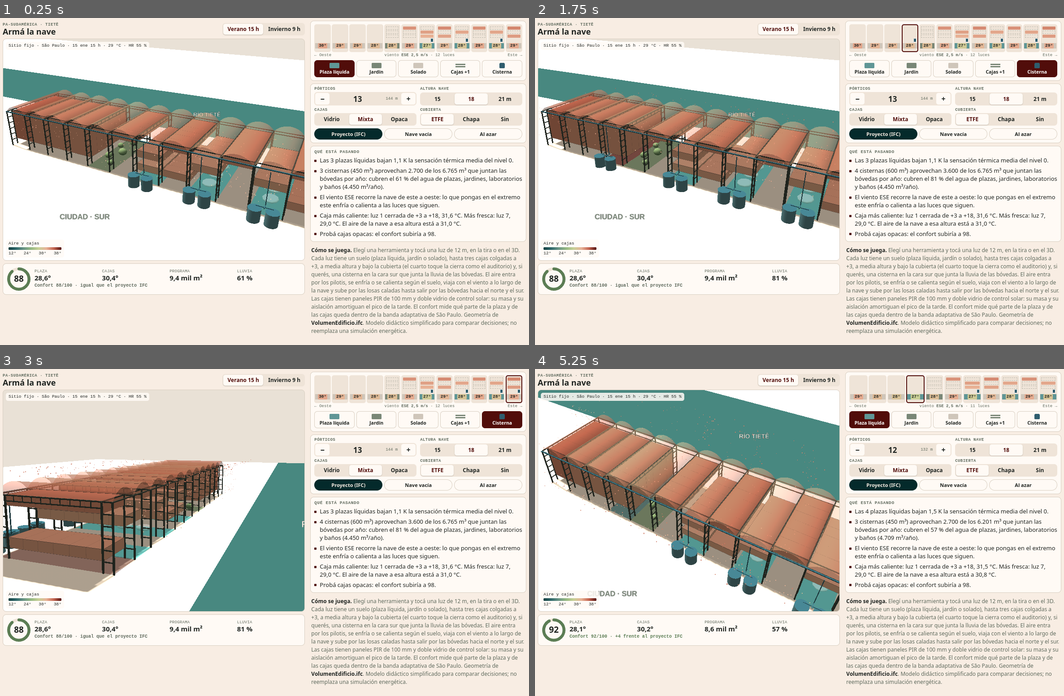
Above: before the commit, frames 1-4 (two rows, left to right).
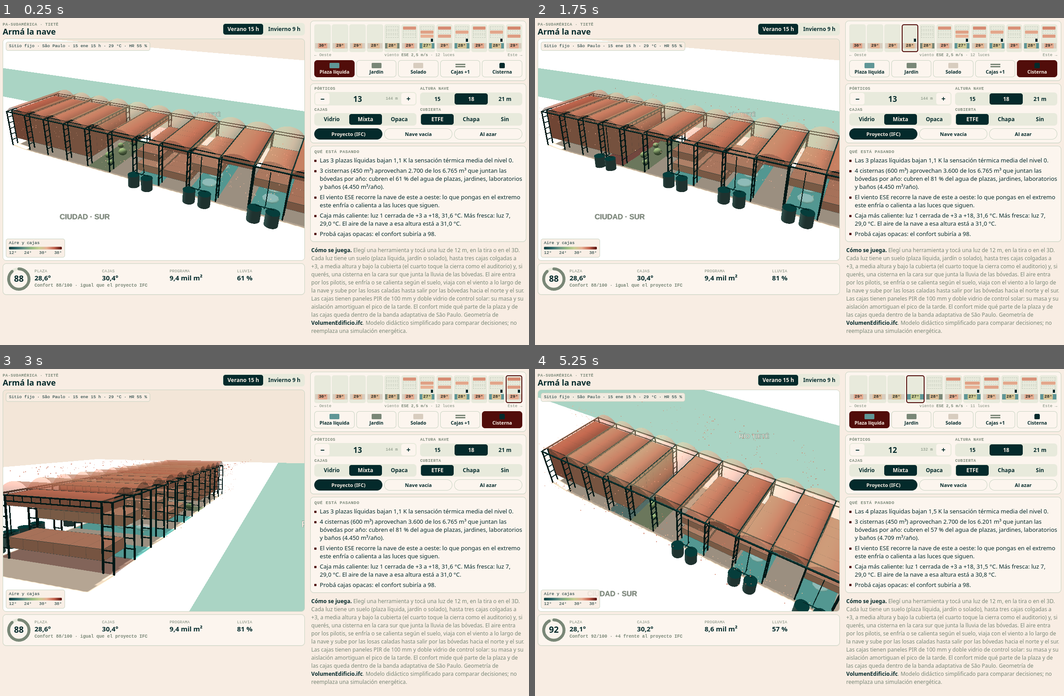
Above: after the commit, the same moments.

Repository: JuanEsperon/juego-termico-pa
Game: browser game, page index.html
Two runs of this game, one before a commit and one after it. Both use one fixed random seed, a clock stepped at 60 frames per second and the inputs below.
Inputs (mouse positions are in pixels of both pictures, inside the frame that each line leads up to):
- Up to frame 1 (0.25 s): no input
- Up to frame 2 (1.75 s): click (688, 148) at 0.27 s; click (688, 171) at 1.07 s; click "Cisterna" at 1.27 s; click (630, 125) at 1.67 s
- Up to frame 3 (3 s): click "28°" at 1.87 s; press the mouse at (211, 467) at 2.27 s; release the mouse at (153, 457) at 2.4 s; click "29°" at 2.47 s; click (201, 545) at 2.87 s
- Up to frame 4 (5.25 s): click "Plaza líquida" at 3.07 s; click (614, 555) at 3.47 s; click "18" at 3.67 s; press the mouse at (688, 457) at 4.07 s; release the mouse at (656, 578) at 4.2 s; click "27°" at 4.27 s; click (778, 509) at 4.67 s; click "−" at 4.87 s

The runs differ from the first frame. In frame 1, 9.0% of the frame differs, in the area x 0-99%, y 1-97%; in frame 2, 9.1%; in frame 3, 11%; in frame 4, 13%.

Commit message:
Paleta de las laminas finales
Updated color variables and styles in CSS for improved theme consistency.

Diff:
--- a/index.html
+++ b/index.html
@@ -8,19 +8,14 @@
 <link rel="stylesheet" href="https://fonts.googleapis.com/css2?family=Archivo:wdth,wght@75..100,400..800&family=IBM+Plex+Mono:wght@400;500;600&display=swap">
 <style>
 /* Layout: una sola pantalla de teléfono. Visor 3D arriba, marcador, tira de luces de 12 m como tablero y controles compactos; en escritorio, dos columnas. Paleta de las láminas del proyecto. */
+/* Un solo tema, claro, comprometido con la paleta de las láminas finales: beige de fondo, verdes análogos, azul petróleo y bordó como acentos. No cambia con el modo oscuro del teléfono. */
 :root{
-  --paper:#F8EDE3; --card:#FFFAF5; --ink:#1f2421; --mut:#5f6a5d; --ln:#d9cfc2;
-  --sage-d:#798777; --sage-l:#BDD2B6; --petr:#042A2B; --water:#5f9696; --hard:#cfc6ba; --cist:#2f5d6e;
-  --acc:#510D0A; --acc-ink:#fff; --chip:#efe4d8; --good:#5b7d54; --warn:#b8643f; --bad:#7a1f17; --view:#e9e1d6;
+  --paper:#F8EDE3; --card:#FCF5EE; --ink:#042A2B; --mut:#798777; --ln:#C9D4C3;
+  --sage-d:#798777; --sage-m:#A2B29F; --sage-l:#BDD2B6; --petr:#042A2B; --water:#5f9696; --hard:#d8cdbf; --cist:#042A2B;
+  --acc:#510D0A; --acc-ink:#F8EDE3; --chip:#E8EADC; --good:#798777; --warn:#C98E78; --bad:#510D0A; --view:#F3E6D8;
   --f-disp:"Archivo","Arial Narrow",system-ui,sans-serif; --f-body:"Archivo",system-ui,-apple-system,"Segoe UI",sans-serif; --f-mono:"IBM Plex Mono",ui-monospace,Menlo,Consolas,monospace;
   color-scheme:light;
 }
-@media (prefers-color-scheme:dark){:root:not([data-theme="light"]){
-  --paper:#0f1a1a; --card:#162424; --ink:#ece6dc; --mut:#9fae9c; --ln:#2b3b3a; --chip:#1f302f; --view:#132020;
-  --acc:#d9826a; --acc-ink:#1b0b09; --hard:#8f877d; --water:#4f8a8b; --cist:#6fa3b5; --good:#9cc28f; --warn:#e3a07c; --bad:#f08a7a; color-scheme:dark}}
-:root[data-theme="dark"]{
-  --paper:#0f1a1a; --card:#162424; --ink:#ece6dc; --mut:#9fae9c; --ln:#2b3b3a; --chip:#1f302f; --view:#132020;
-  --acc:#d9826a; --acc-ink:#1b0b09; --hard:#8f877d; --water:#4f8a8b; --cist:#6fa3b5; --good:#9cc28f; --warn:#e3a07c; --bad:#f08a7a; color-scheme:dark}
 *{box-sizing:border-box}
 body{background:var(--paper);color:var(--ink);font:14px/1.35 var(--f-body);margin:0;padding-left:max(10px,env(safe-area-inset-left,0px));padding-right:max(10px,env(safe-area-inset-right,0px));padding-block:8px 20px}
 .app{max-width:1180px;margin:0 auto;display:grid;gap:6px;grid-template-columns:minmax(0,1fr)}
@@ -80,8 +75,10 @@
 .presets{grid-column:1/-1;display:flex;gap:4px}
 .pre{flex:1;appearance:none;border:1px solid var(--ln);background:var(--card);color:var(--ink);border-radius:99px;padding:6px 6px;font:600 11px/1 var(--f-body);cursor:pointer;white-space:nowrap}
 .pre.main{background:var(--petr);border-color:var(--petr);color:#F8EDE3}
-@media (prefers-color-scheme:dark){:root:not([data-theme="light"]) .pre.main{background:var(--sage-l);border-color:var(--sage-l);color:#042A2B}}
-:root[data-theme="dark"] .pre.main{background:var(--sage-l);border-color:var(--sage-l);color:#042A2B}
+.panel{box-shadow:0 1px 0 rgba(4,42,43,.04)}
+.seg button[aria-pressed="true"]{background:var(--petr);color:#F8EDE3;box-shadow:none}
+h1{color:var(--petr)}
+.ov{background:rgba(248,237,227,.9);color:var(--petr);border:1px solid var(--ln)}
 .lbl{font:600 9.5px/1.2 var(--f-mono);letter-spacing:.06em;text-transform:uppercase;color:var(--mut);margin:0 0 5px}
 .read{display:grid;gap:5px;margin:0;padding:0;list-style:none}
 .read li{font-size:13px;line-height:1.38;padding-left:12px;position:relative}
@@ -341,8 +338,8 @@
   controls=new THREE.OrbitControls(camera,renderer.domElement);controls.enableDamping=true;controls.maxPolarAngle=Math.PI*.49;controls.minDistance=40;controls.maxDistance=520;
   scene.add(new THREE.HemisphereLight(0xfff6ea,0x6b7a68,.75));
   sun=new THREE.DirectionalLight(0xfff1dc,.85);sun.castShadow=true;sun.shadow.mapSize.set(1024,1024);const sc=sun.shadow.camera;sc.left=-130;sc.right=130;sc.top=90;sc.bottom=-90;sc.near=10;sc.far=600;scene.add(sun);scene.add(sun.target);
-  const site=new THREE.Mesh(new THREE.PlaneGeometry(900,600),new THREE.MeshLambertMaterial({color:0xe6dccf}));site.rotation.x=-Math.PI/2;site.position.y=-.05;site.receiveShadow=true;scene.add(site);
-  const river=new THREE.Mesh(new THREE.PlaneGeometry(900,70),new THREE.MeshLambertMaterial({color:0x2f5d5e}));river.rotation.x=-Math.PI/2;river.position.set(0,-.02,-75);scene.add(river);
+  const site=new THREE.Mesh(new THREE.PlaneGeometry(900,600),new THREE.MeshLambertMaterial({color:0xF1E4D6}));site.rotation.x=-Math.PI/2;site.position.y=-.05;site.receiveShadow=true;scene.add(site);
+  const river=new THREE.Mesh(new THREE.PlaneGeometry(900,70),new THREE.MeshLambertMaterial({color:0x6f9190}));river.rotation.x=-Math.PI/2;river.position.set(0,-.02,-75);scene.add(river);
   const rl=textSprite("RÍO TIETÊ",7,"#F8EDE3");rl.position.set(0,1,-70);scene.add(rl);
   const city=textSprite("CIUDAD · SUR",5,"#798777");city.position.set(0,1,50);scene.add(city);
   root=new THREE.Group();scene.add(root);
@@ -361,7 +358,7 @@
   while(root.children.length){const o=root.children.pop();o.traverse(m=>{if(m.geometry)m.geometry.dispose()})}
   bayHits=[];boxMeshes=[];vaultMeshes=[];waterMeshes=[];
   const N=S.bays.length,L=N*12,H=S.H,x0=-L/2;
-  const steel=new THREE.MeshLambertMaterial({color:0x3b403b});
+  const steel=new THREE.MeshLambertMaterial({color:0x042A2B});
   const addBox=(w,h,d,x,y,z,mat,cast=true)=>{const m=new THREE.Mesh(new THREE.BoxGeometry(w,h,d),mat);m.position.set(x,y,z);m.castShadow=cast;m.receiveShadow=true;root.add(m);return m};
   for(let p=0;p<=N;p++){const x=x0+p*12;
     [18,15,-15,-18].forEach(z=>addBox(.45,H,.45,x,H/2,z,steel));
@@ -371,7 +368,7 @@
   }
   [18,15,-15,-18].forEach(z=>addBox(L,.3,.3,0,H,z,steel,false));
   const gc={agua:0x5f9696,verde:0x8fa486,duro:0xcfc6ba};
-  const tankMat=new THREE.MeshLambertMaterial({color:0x9fb9bf,transparent:true,opacity:.35,depthWrite:false}),wMat=new THREE.MeshLambertMaterial({color:0x2f5d6e}),pipe=new THREE.MeshLambertMaterial({color:0x2f5d6e});
+  const tankMat=new THREE.MeshLambertMaterial({color:0x9fb9bf,transparent:true,opacity:.35,depthWrite:false}),wMat=new THREE.MeshLambertMaterial({color:0x042A2B}),pipe=new THREE.MeshLambertMaterial({color:0x042A2B});
   S.bays.forEach((b,i)=>{const cx=x0+i*12+6;
     const g=new THREE.Mesh(new THREE.PlaneGeometry(12,36),new THREE.MeshLambertMaterial({color:gc[b.g],emissive:b.g=="agua"?0x0c2a2a:0x000000}));g.rotation.x=-Math.PI/2;g.position.set(cx,.03,0);g.receiveShadow=true;g.userData.bay=i;root.add(g);bayHits.push(g);
     if(b.g=="verde"){const tm=new THREE.MeshLambertMaterial({color:0x6f8a63});for(let k=0;k<5;k++){const t=new THREE.Mesh(new THREE.SphereGeometry(1.4+((i*7+k*3)%5)*.18,10,8),tm);t.scale.y=.8;t.position.set(cx-4+((k*5+i)%9),1.1,-12+k*6);t.castShadow=true;root.add(t)}}
@@ -388,15 +385,15 @@
   R.boxes.forEach((x,j)=>{const cx=x0+x.i*12+6,h=x.full?H-3.6:3,y=x.z0+h/2+(x.full?0:.1);
     const mat=new THREE.MeshLambertMaterial({color:col3(x.T),transparent:M=="vidrio",opacity:M=="vidrio"?.72:1});
     const m=addBox(11.4,h,30,cx,y,0,mat);m.userData.bay=x.i;m.userData.box=j;bayHits.push(m);boxMeshes.push(m);
-    const e=new THREE.LineSegments(new THREE.EdgesGeometry(m.geometry),new THREE.LineBasicMaterial({color:0x2a2420,transparent:true,opacity:.55}));e.position.copy(m.position);root.add(e);
-    if(M!="opaco"){const mul=M=="vidrio"?6:3;for(let k=1;k<mul*2;k++){const z=-15+k*30/(mul*2);const mm=new THREE.Mesh(new THREE.BoxGeometry(11.5,h,.12),new THREE.MeshBasicMaterial({color:0x2a2420,transparent:true,opacity:.18}));mm.position.set(cx,y,z);root.add(mm)}}
+    const e=new THREE.LineSegments(new THREE.EdgesGeometry(m.geometry),new THREE.LineBasicMaterial({color:0x042A2B,transparent:true,opacity:.55}));e.position.copy(m.position);root.add(e);
+    if(M!="opaco"){const mul=M=="vidrio"?6:3;for(let k=1;k<mul*2;k++){const z=-15+k*30/(mul*2);const mm=new THREE.Mesh(new THREE.BoxGeometry(11.5,h,.12),new THREE.MeshBasicMaterial({color:0x042A2B,transparent:true,opacity:.18}));mm.position.set(cx,y,z);root.add(mm)}}
   });
   if(S.roof!="abierta"){const rr=7.5,half=Math.asin(6/7.5),yc=H+3-rr,seg=16;
     S.bays.forEach((b,i)=>{const cx=x0+i*12+6,pos=[],idx=[];
       for(let u=0;u<=seg;u++){const ph=-half+2*half*u/seg,x=cx+rr*Math.sin(ph),y=yc+rr*Math.cos(ph);pos.push(x,y,-18,x,y,18)}
       for(let u=0;u<seg;u++){const a=u*2;idx.push(a,a+1,a+2,a+1,a+3,a+2)}
       const g=new THREE.BufferGeometry();g.setAttribute("position",new THREE.Float32BufferAttribute(pos,3));g.setIndex(idx);g.computeVertexNormals();
-      const m=new THREE.Mesh(g,new THREE.MeshLambertMaterial({color:S.roof=="etfe"?col3(R.TL[i][R.nL]):0x9a9a94,side:THREE.DoubleSide,transparent:S.roof=="etfe",opacity:S.roof=="etfe"?.42:1,depthWrite:S.roof!="etfe"}));
+      const m=new THREE.Mesh(g,new THREE.MeshLambertMaterial({color:S.roof=="etfe"?col3(R.TL[i][R.nL]):0xA2B29F,side:THREE.DoubleSide,transparent:S.roof=="etfe",opacity:S.roof=="etfe"?.42:1,depthWrite:S.roof!="etfe"}));
       m.castShadow=true;m.receiveShadow=S.roof!="etfe";m.userData.bay=i;root.add(m);vaultMeshes.push(m)})}
   selMesh=new THREE.Mesh(new THREE.BoxGeometry(12,.2,36),new THREE.MeshBasicMaterial({color:0x510D0A,transparent:true,opacity:.35,depthWrite:false}));selMesh.visible=false;root.add(selMesh);
   const ew=textSprite("OESTE",4,"#510D0A");ew.position.set(x0-10,2,22);root.add(ew);const ee=textSprite("ESTE",4,"#510D0A");ee.position.set(-x0+10,2,22);root.add(ee);
